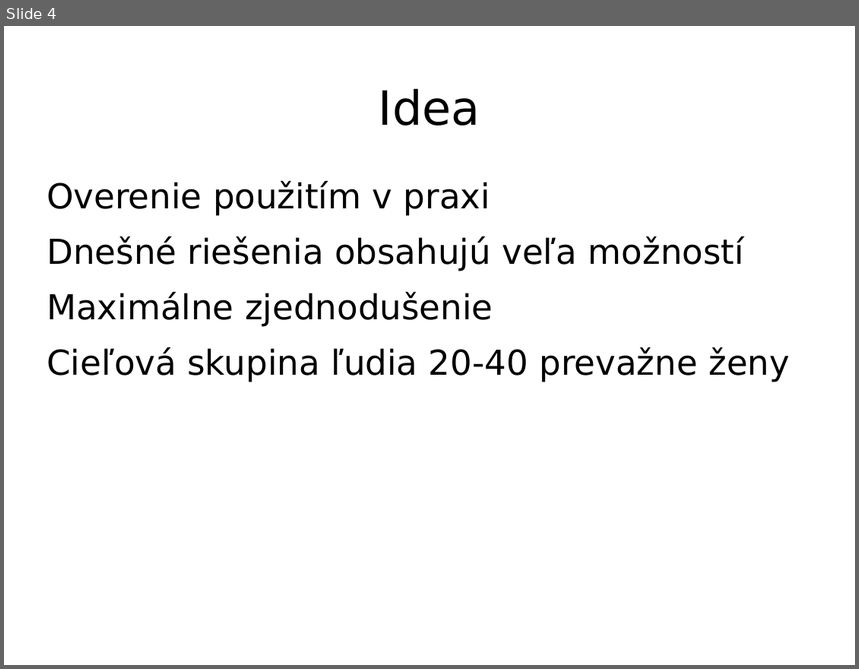
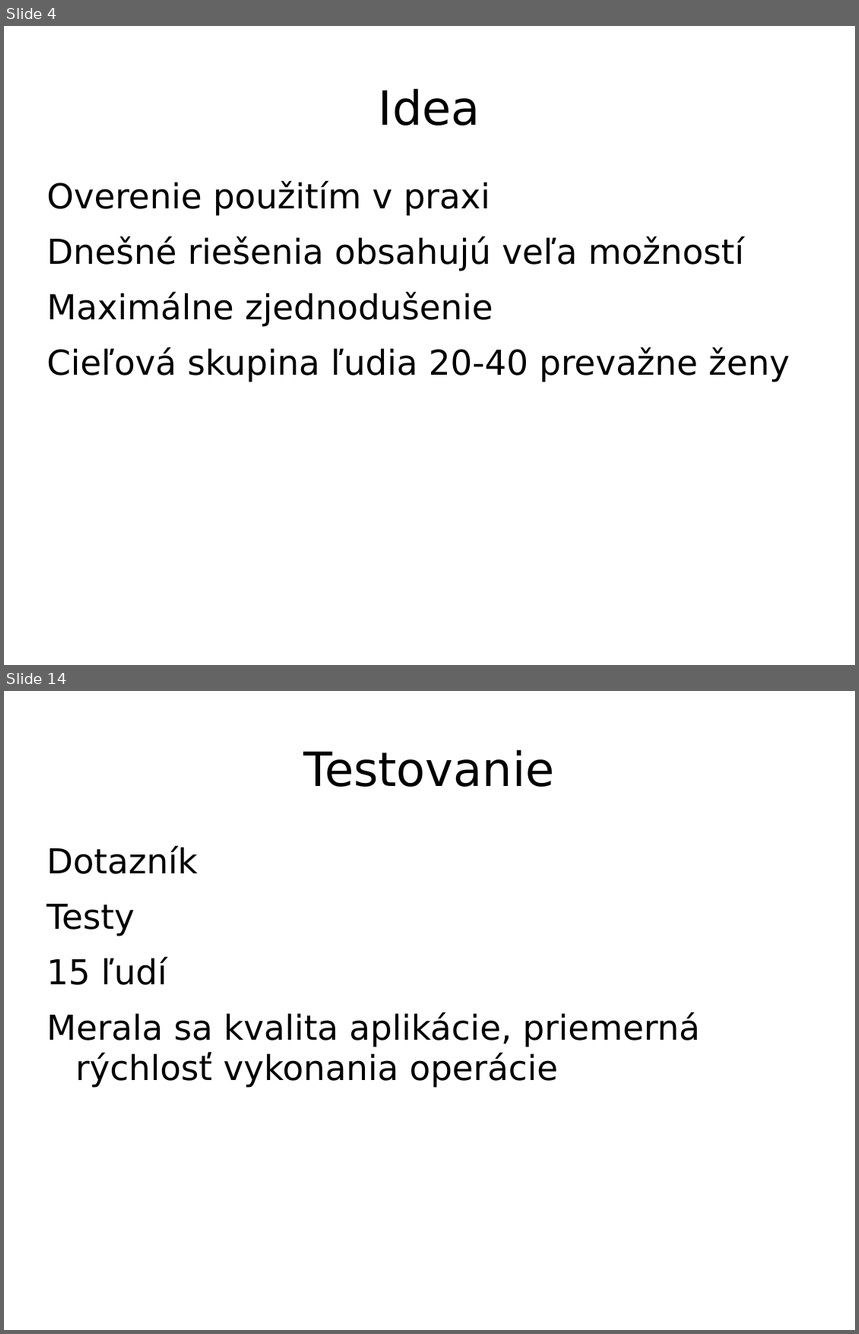
Before and after one commit to projektyFIT/ITU, a slide deck: prezentace/prezentace.ppt. Shown one above the other, each under a label of ours: slide 4 before the commit, slides 4 and 14 after it; the slides between them are not shown. The pictures are 859x669 and 859x1334 pixels, drawn with LibreOffice and Linux fonts; fonts in the diff are those of the drawing; background and template pictures are left out. Boxes give left, top, right and bottom in pixels: in the first picture for what was removed or moved away, otherwise in the second. Text is boxed around its words. In the diff, an @@ line names an element or a change of style, - is before the commit and + after.

```diff
--- a/prezentace/prezentace.ppt
+++ b/prezentace/prezentace.ppt
@@ slide 14 added at bbox=[4, 691, 855, 1330], background picture (left out) @@
@@ title added at bbox=[304, 750, 555, 787], 44 pt, text #000000 @@
+Testovanie
@@ text added at bbox=[47, 846, 700, 1088], 32 pt, text #000000 @@
+Dotazník
+Testy
+15 ľudí
+Merala sa kvalita aplikácie, priemerná rýchlosť vykonania operácie
```
Also in this commit, not shown: 11 other slides added, 1 slide removed.
